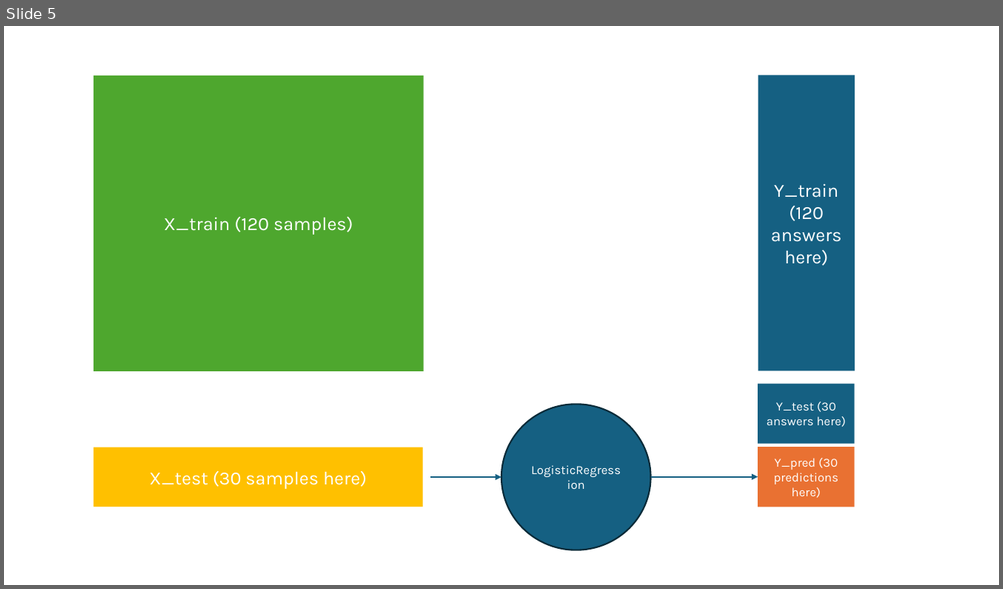
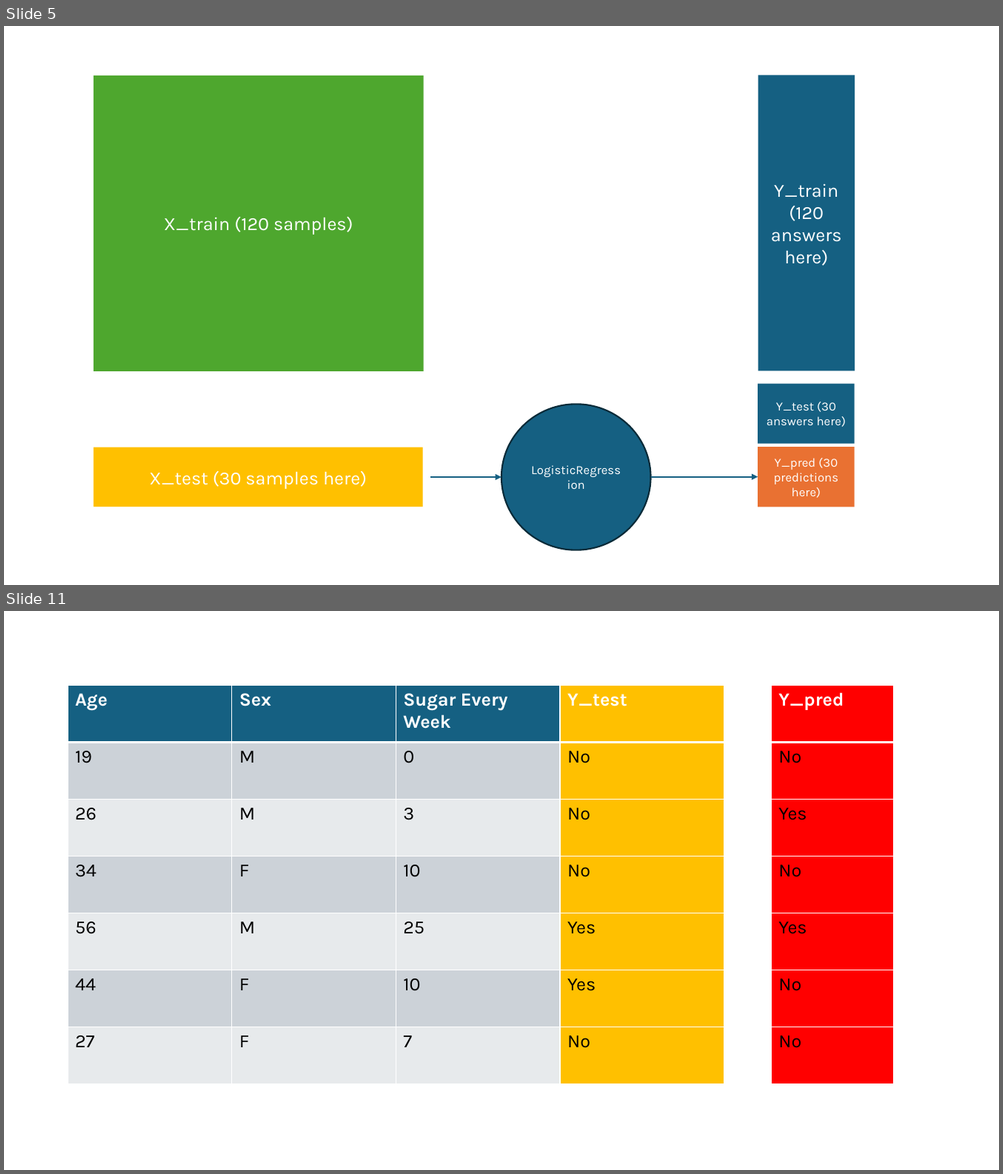
Before and after one commit to aitechinstitute/int-ai-ds-25-08-course-materials-all-int-ai-ds-25-08-template, a slide deck: week_7/slides/amir_sketching_train_test_split.pptx. Shown one above the other, each under a label of ours: slide 5 before the commit, slides 5 and 11 after it; the slides between them are not shown. The pictures are 1003x589 and 1003x1174 pixels, drawn with LibreOffice and Linux fonts; fonts in the diff are those of the drawing. Boxes give left, top, right and bottom in pixels: in the first picture for what was removed or moved away, otherwise in the second. Text is boxed around its words. In the diff, an @@ line names an element or a change of style, - is before the commit and + after.

Commit message:
adding rest of week 08 materials

```diff
--- a/week_7/slides/amir_sketching_train_test_split.pptx
+++ b/week_7/slides/amir_sketching_train_test_split.pptx
@@ slide 11 added at (4,611,999,1170), background #FFFFFF @@
@@ table added at (68,686,724,1085), 7 rows, 4 columns @@
+Age | Sex | Sugar Every Week | Y_test
+19 | M | 0 | No
+26 | M | 3 | No
+34 | F | 10 | No
+56 | M | 25 | Yes
+44 | F | 10 | Yes
+27 | F | 7 | No
@@ table added at (771,686,893,1085), 7 rows, 1 columns @@
+Y_pred
+No
+Yes
+No
+Yes
+No
+No
```
Also in this commit, not shown: 6 other slides added, 7 other files.
